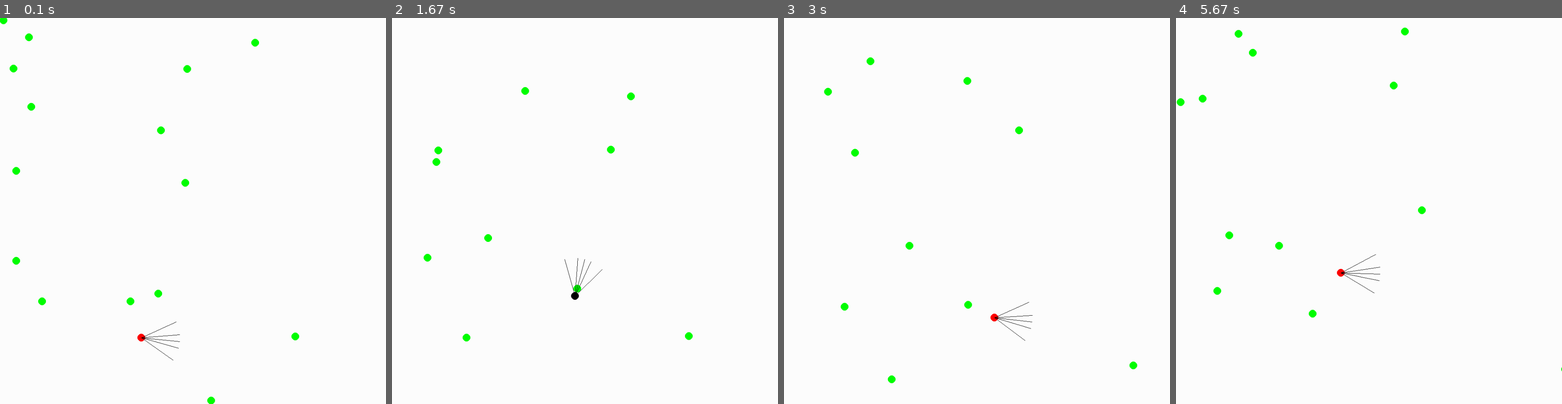
Above: before the commit, frames 1-4 (left to right).
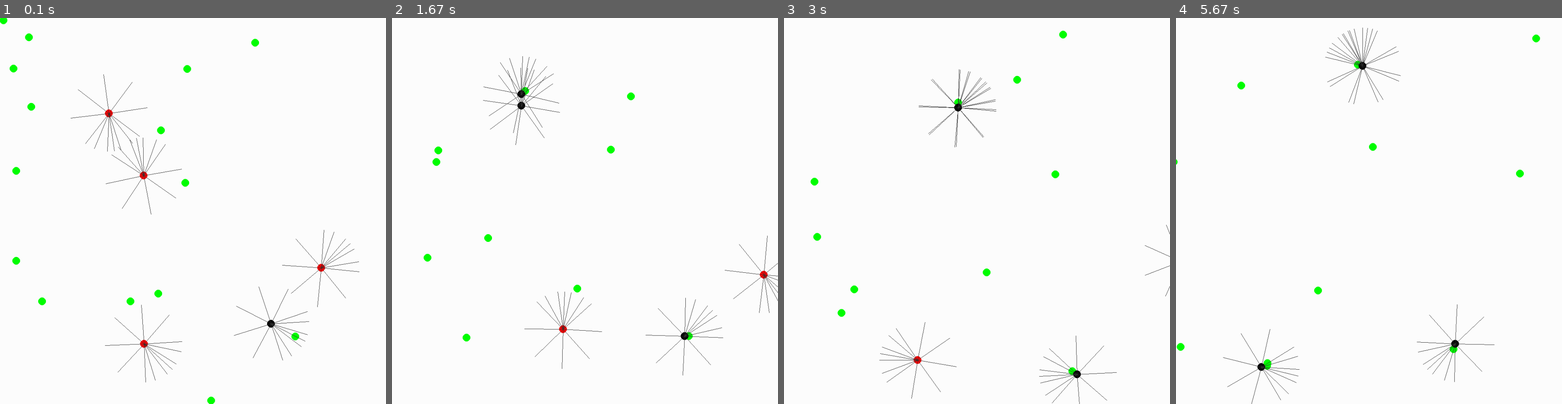
Above: after the commit, the same moments.

Repository: Florian-DELRIEU/IA-PreyPredators
Game: pygame game, started from main.py
Two runs of this game, one before a commit and one after it. Both use one fixed random seed, a clock stepped at 60 frames per second and the inputs below.
Inputs:
- Up to frame 1 (0.1 s): no input
- Up to frame 2 (1.67 s): no input
- Up to frame 3 (3 s): no input
- Up to frame 4 (5.67 s): no input

The runs differ from the first frame. In frame 1, 1.2% of the frame differs, in the area x 18-94%, y 14-95%; in frame 2, 1.2%; in frame 3, 1.6%; in frame 4, 1.7%, in the area x 0-100%, y 2-100%.

Commit message:
[0.12] - Predator chase correctly

Diff:
--- a/classes.py
+++ b/classes.py
@@ -2,7 +2,7 @@
 import random
 import math
 import numpy as np
-from pygame_init import width,height,RED,GREEN,FPS,window,BLACK
+from pygame_init import width,height,RED,GREEN,FPS,window,BLACK,GREY
 
 class blob:
     def __init__(self,x=None,y=None,direction=None,is_predator=False):
@@ -38,7 +38,7 @@
         :return:
         """
         for end_x,end_y in self.rays:
-            pygame.draw.line(window, BLACK, (self.x, self.y), (end_x, end_y),width=1)
+            pygame.draw.line(window, GREY, (self.x, self.y), (end_x, end_y),width=1)
 
     def move(self,method = "random"):
         """
@@ -62,8 +62,8 @@
                 self.iteration -= 50
         if method == "predator":
             self.iteration = 0
-            self.x += self.speed * np.cos(np.radians(self.direction))
-            self.y += self.speed * np.sin(np.radians(self.direction))
+            self.x += self.speed * np.cos(self.direction)
+            self.y += self.speed * np.sin(self.direction)
 
     def create_rays(self):
         """
@@ -71,9 +71,11 @@
         :return:
         """
         self.rays = []
-        self.rays_angles = self.direction + np.array([0,10 ,30, 330, 350])
+        self.rays_angles = self.direction + np.radians(np.array(
+            [0,180] + [10,30,45,90,135] + [350,330,315,270,225]
+        ))
         for i in range(len(self.rays_angles)):
-            current_angle = np.radians(self.rays_angles[i])
+            current_angle = self.rays_angles[i]
             end_x = self.x + self.detect_range * math.cos(current_angle)
             end_y = self.y + self.detect_range * math.sin(current_angle)
             self.rays.append((end_x, end_y))
--- a/main.py
+++ b/main.py
@@ -5,7 +5,7 @@
 
 # Blobs
 Preys =     [blob(None,None,None,False) for _ in range (15)]
-Predators = [blob(None,None,270,True) for _ in range (1)]
+Predators = [blob(None,None,None,True) for _ in range (5)]
 
 # Boucle principale
 running = True
--- a/pygame_init.py
+++ b/pygame_init.py
@@ -13,6 +13,7 @@
 BLACK = (0, 0, 0)
 GREEN = (0, 255, 0)
 RED = (255, 0, 0)
+GREY = (50,50,50)
 
 # Others
 FPS = 60
